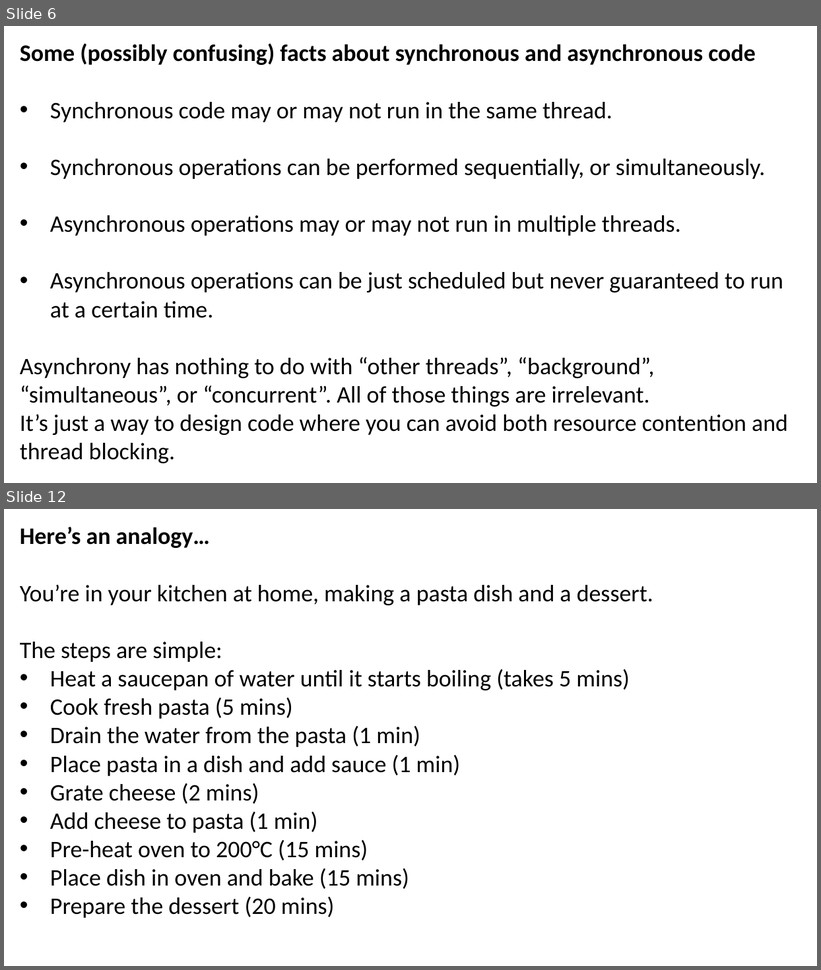
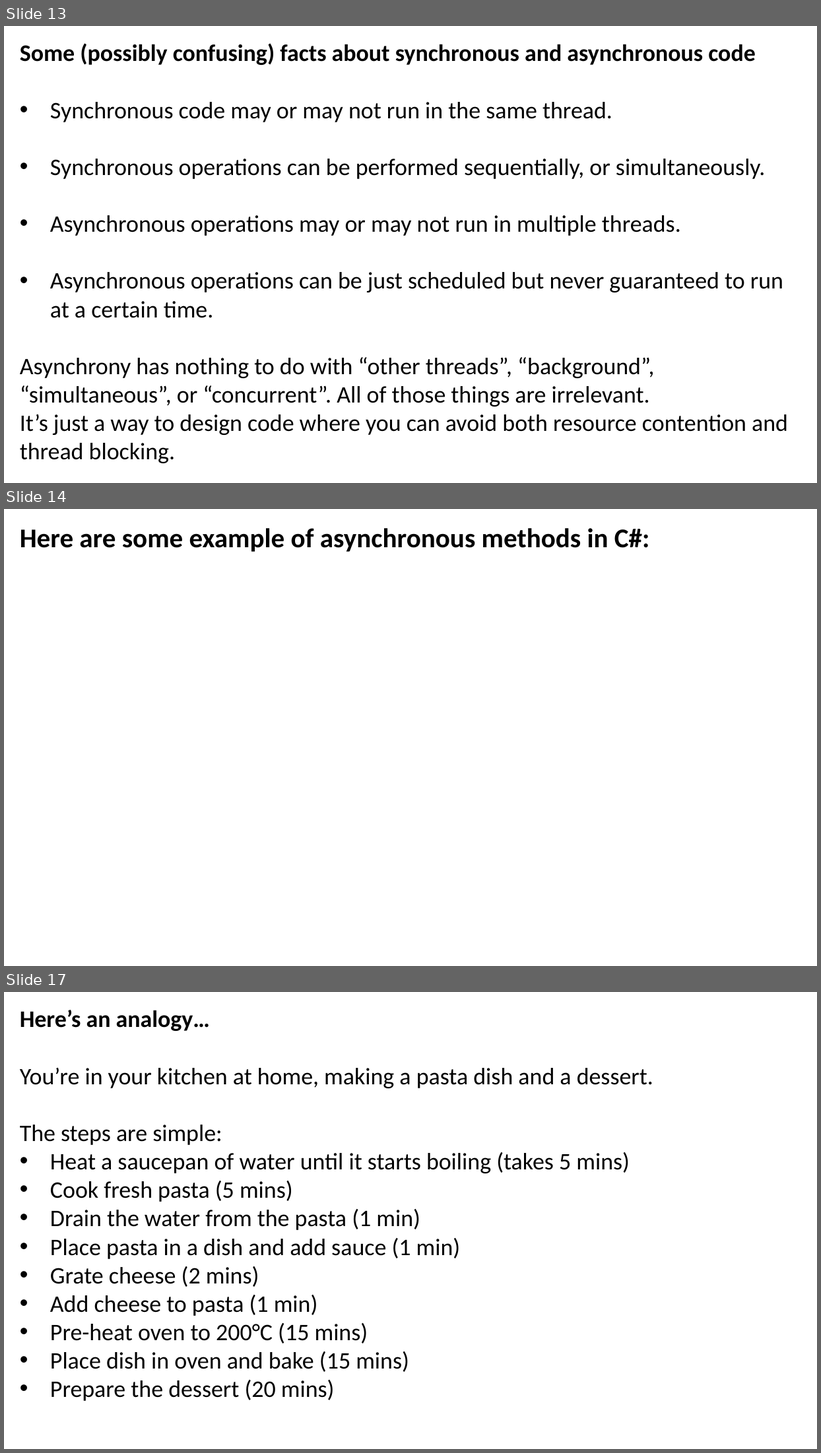
Before and after one commit to JoshKain/AsyncAwaitQuiz, a slide deck: Async and await presentation.pptx. Shown one above the other, each under a label of ours: slides 6 and 12 before the commit, slides 13, 14 and 17 after it; the slides between them are not shown. The pictures are 821x970 and 821x1453 pixels, drawn with LibreOffice and Linux fonts; fonts in the diff are those of the drawing. Boxes give left, top, right and bottom in pixels: in the first picture for what was removed or moved away, otherwise in the second. Text is boxed around its words. In the diff, an @@ line names an element or a change of style, - is before the commit and + after.

Commit message:
Improved slides, added more details on synchronous vs asynchronous code, CPU-bound vs I/O-bound

```diff
--- a/Async and await presentation.pptx
+++ b/Async and await presentation.pptx
@@ slide 14 added at <box>4,509,817,966</box>, background #FFFFFF @@
@@ text added at <box>20,528,649,552</box>, 32 pt, text #000000, bold @@
+Here are some example of asynchronous methods in C#:
@@ what was slide 6 is now slide 13 @@
@@ what was slide 12 is now slide 17 @@
```
Also in this commit, not shown: 6 slides changed, 4 other slides added.
